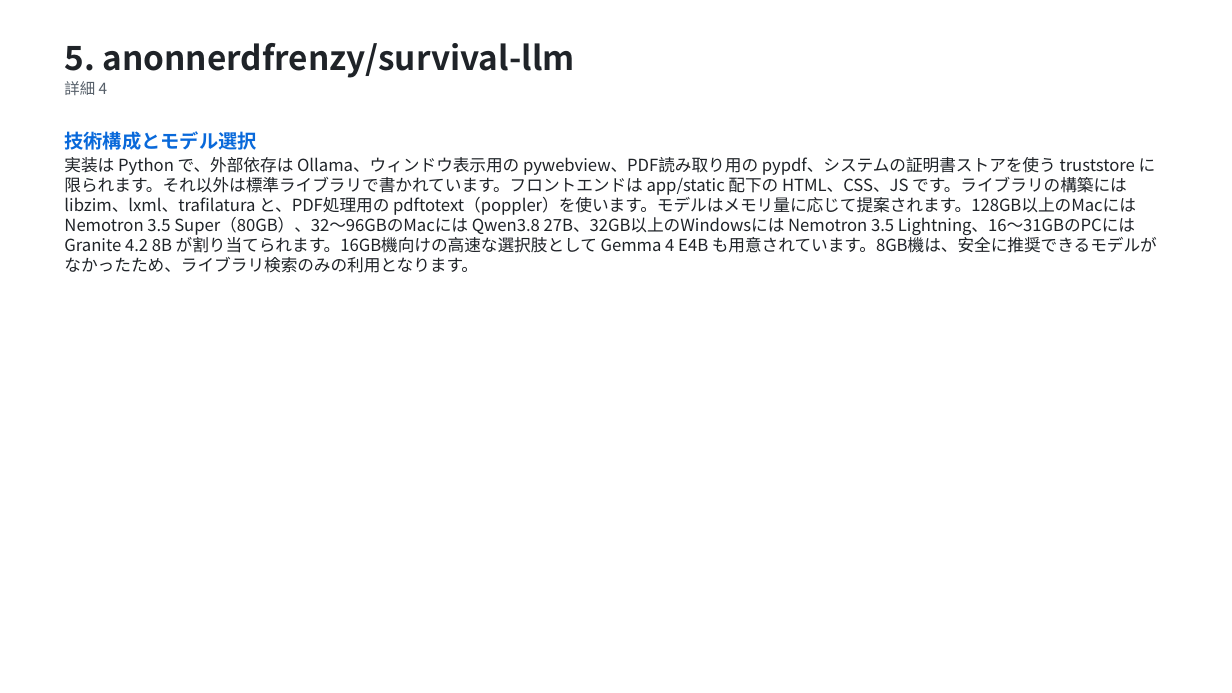
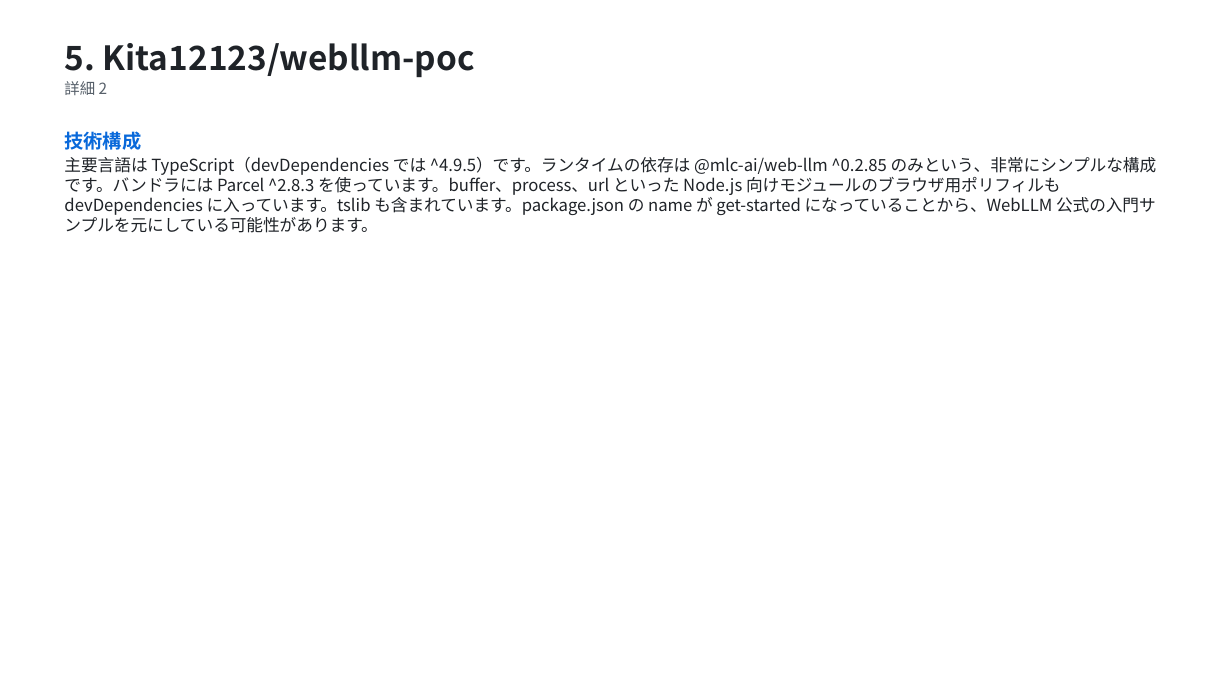
Before and after one commit to HORI-PNG/github_trend_checker, a slide deck: slide 37 of reports/2026-10-30/report.pptx (slide 39 before the commit). Drawn at 1232x693 pixels with LibreOffice and Linux fonts; fonts in the diff are those of the drawing. Boxes give left, top, right and bottom in pixels: in the first picture for what was removed or moved away, otherwise in the second. Text is boxed around its words. In the diff, an @@ line names an element or a change of style, - is before the commit and + after.

```diff
--- a/reports/2026-10-30/report.pptx
+++ b/reports/2026-10-30/report.pptx
@@ text at bbox=[64, 43, 475, 95]: text changed @@
-5. anonnerdfrenzy/survival-llm
-詳細 4
+5. Kita12123/webllm-poc
+詳細 2
@@ text at bbox=[64, 131, 1157, 233]: text changed @@
-技術構成とモデル選択
-実装は Python で、外部依存は Ollama、ウィンドウ表示用の pywebview、PDF読み取り用の pypdf、システムの証明書ストアを使う truststore に限られます。それ以外は標準ライブラリで書かれています。フロントエンドは app/static 配下の HTML、CSS、JS です。ライブラリの構築には libzim、lxml、trafilatura と、PDF処理用の pdftotext（poppler）を使います。モデルはメモリ量に応じて提案されます。128GB以上のMacには Nemotron 3.5 Super（80GB）、32〜96GBのMacには Qwen3.8 27B、32GB以上のWindowsには Nemotron 3.5 Lightning、16〜31GBのPCには Granite 4.2 8B が割り当てられます。16GB機向けの高速な選択肢として Gemma 4 E4B も用意されています。8GB機は、安全に推奨できるモデルがなかったため、ライブラリ検索のみの利用となります。
+技術構成
+主要言語は TypeScript（devDependencies では ^4.9.5）です。ランタイムの依存は @mlc-ai/web-llm ^0.2.85 のみという、非常にシンプルな構成です。バンドラには Parcel ^2.8.3 を使っています。buffer、process、url といった Node.js 向けモジュールのブラウザ用ポリフィルも devDependencies に入っています。tslib も含まれています。package.json の name が get-started になっていることから、WebLLM 公式の入門サンプルを元にしている可能性があります。
```
Also in this commit, not shown: 76 other slides changed, 1 slide added, 4 slides removed, 3 other files.
